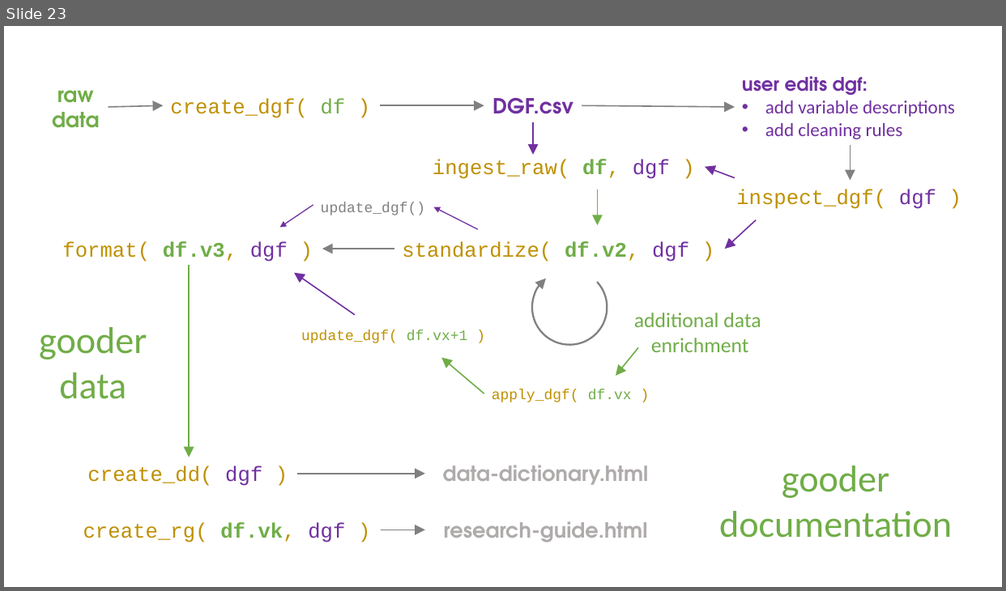
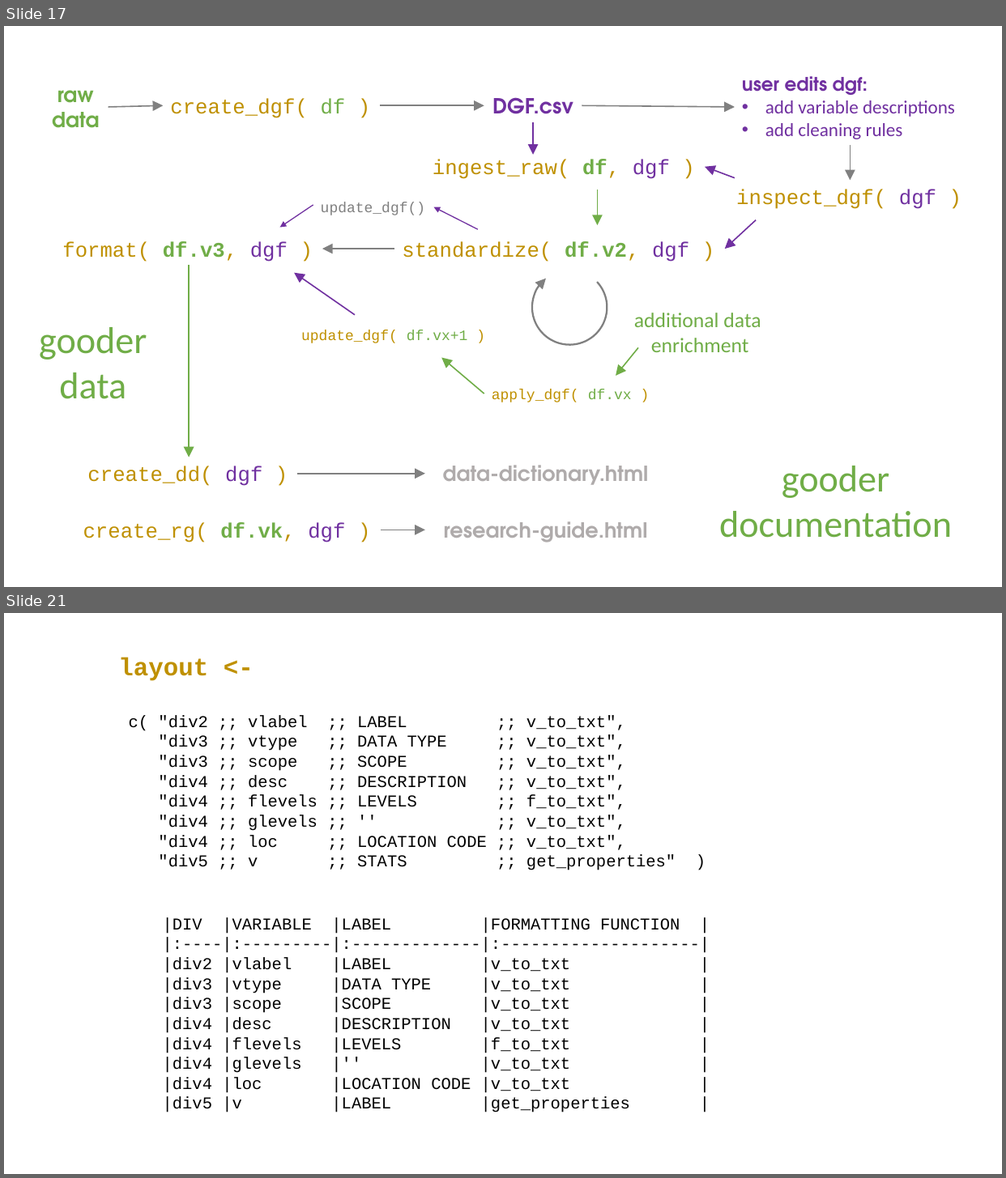
Before and after one commit to UrbanInstitute/datagoodr, a slide deck: pptx/LAYOUTS.pptx. Shown one above the other, each under a label of ours: slide 23 before the commit, slides 17 and 21 after it; the slides between them are not shown. The pictures are 1006x591 and 1006x1178 pixels, drawn with LibreOffice and Linux fonts; fonts in the diff are those of the drawing. Boxes give left, top, right and bottom in pixels: in the first picture for what was removed or moved away, otherwise in the second. Text is boxed around its words. In the diff, an @@ line names an element or a change of style, - is before the commit and + after.

```diff
--- a/pptx/LAYOUTS.pptx
+++ b/pptx/LAYOUTS.pptx
@@ slide 21 added at bbox=[4, 613, 1002, 1174], background #FFFFFF @@
@@ text added at bbox=[118, 658, 675, 871], 16 pt, text #000000 @@
+layout <-
+c( "div2 ;; vlabel ;; LABEL ;; v_to_txt",
+"div3 ;; vtype ;; DATA TYPE ;; v_to_txt",
+"div3 ;; scope ;; SCOPE ;; v_to_txt",
+"div4 ;; desc ;; DESCRIPTION ;; v_to_txt",
+"div4 ;; flevels ;; LEVELS ;; f_to_txt",
+"div4 ;; glevels ;; '' ;; v_to_txt",
+"div4 ;; loc ;; LOCATION CODE ;; v_to_txt",
+"div5 ;; v ;; STATS ;; get_properties" )
@@ text added at bbox=[163, 918, 680, 1113], 16 pt, text #000000 @@
+|DIV |VARIABLE |LABEL |FORMATTING FUNCTION |
+|:----|:---------|:-------------|:--------------------|
+|div2 |vlabel |LABEL |v_to_txt |
+|div3 |vtype |DATA TYPE |v_to_txt |
+|div3 |scope |SCOPE |v_to_txt |
+|div4 |desc |DESCRIPTION |v_to_txt |
+|div4 |flevels |LEVELS |f_to_txt |
+|div4 |glevels |'' |v_to_txt |
+|div4 |loc |LOCATION CODE |v_to_txt |
+|div5 |v |LABEL |get_properties |
@@ what was slide 23 is now slide 17 @@
```
Also in this commit, not shown: 7 slides changed, 7 other slides added, 2 slides removed, 27 other files.
